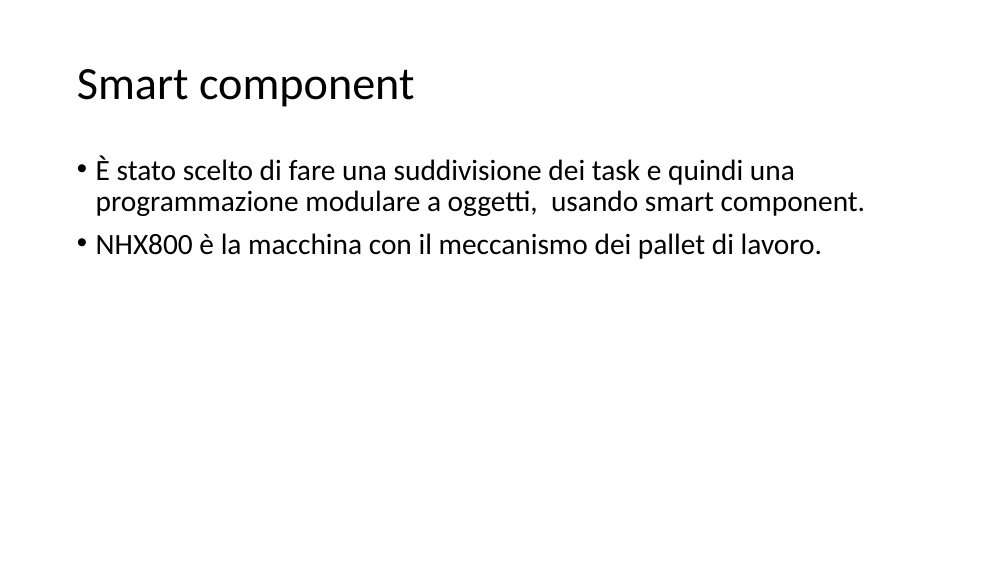
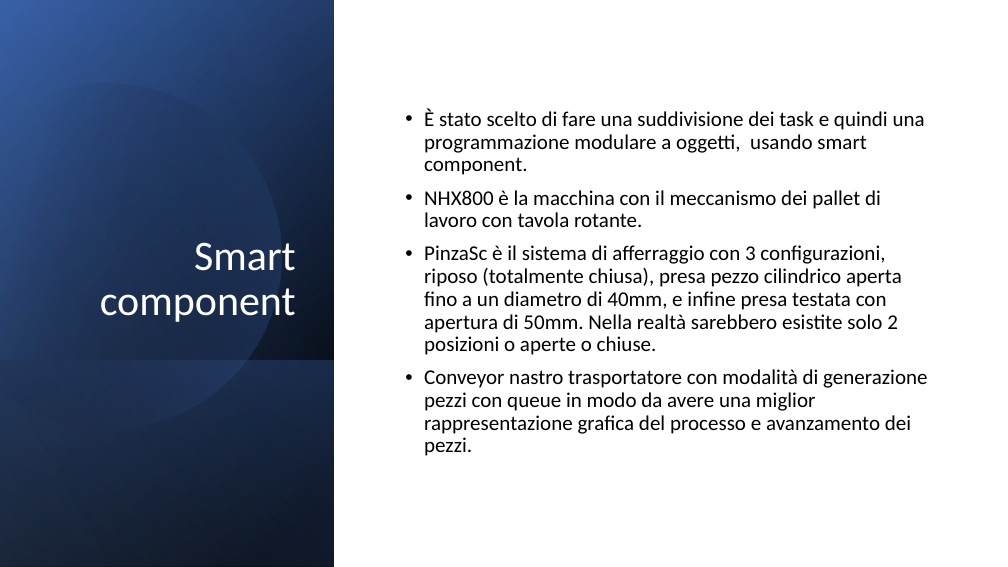
Before and after one commit to 99Abdel/Progetto_ABB_Robotstudio, a slide deck: slide 4 of Presentazione.pptx (slide 3 before the commit). Drawn at 1008x567 pixels with LibreOffice and Linux fonts; fonts in the diff are those of the drawing. Boxes give left, top, right and bottom in pixels: in the first picture for what was removed or moved away, otherwise in the second. Text is boxed around its words. In the diff, an @@ line names an element or a change of style, - is before the commit and + after.

```diff
--- a/Presentazione.pptx
+++ b/Presentazione.pptx
@@ rectangle added at [0,0,1008,567], fill #FFFFFF @@
@@ rectangle added at [0,0,334,567], fill gradient #000000 to #2F5597 @@
@@ rectangle added at [0,1,334,567], fill gradient #000000 to #4472C4 @@
@@ rectangle added at [0,0,334,566], fill gradient #000000 to #8FAADC @@
@@ freeform shape added at [0,42,323,464], fill gradient #000000 to #4472C4 @@
@@ title "Smart component": place and size @@
-title "Smart component" at [77,69,414,107]
+title "Smart component" at [100,242,296,322]
@@ title "Smart component" at [100,242,296,322]: size 44 to 40 pt, text colour #000000 to #FFFFFF; alignment left to right; vertical alignment middle to bottom @@
@@ text "È stato scelto di fare ...": place and size @@
-text "È stato scelto di fare ..." at [96,155,865,259]
+text "È stato scelto di fare ..." at [424,109,927,456]
@@ text "È stato scelto di fare ..." at [424,109,927,456]: vertical alignment top to middle @@
@@ text at [424,109,925,175]: size 28 to 20 pt in "È stato scelto di fare una suddivisione ..." @@
@@ text at [424,190,927,456]: text changed; size 28 to 20 pt @@
-• NHX800 è la macchina con il meccanismo dei pallet di lavoro.
+• NHX800 è la macchina con il meccanismo dei pallet di lavoro con tavola rotante.
+• PinzaSc è il sistema di afferraggio con 3 configurazioni, riposo (totalmente chiusa), presa pezzo cilindrico aperta fino a un diametro di 40mm, e infine presa testata con apertura di 50mm. Nella realtà sarebbero esistite solo 2 posizioni o aperte o chiuse.
+• Conveyor nastro trasportatore con modalità di generazione pezzi con queue in modo da avere una miglior rappresentazione grafica del processo e avanzamento dei pezzi.
@@ rectangle added at [0,360,334,567], fill gradient #4472C4 to #000000 @@
```
Also in this commit, not shown: 2 other slides changed, 8 slides added.
